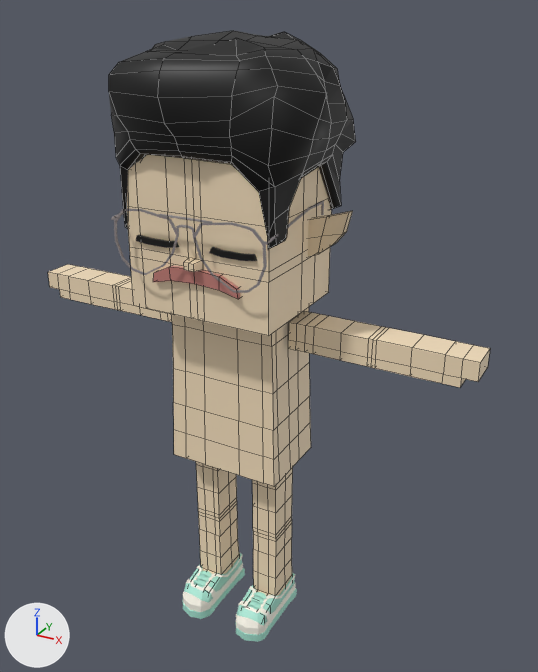
The FBX model mustachiorascals/fbx/9278fe1a-eaa5-4164-b37d-cc0e91632d66.fbx as it was, and as the next commit left it.
Rendered twice from a 50 mm lens placed at (0.0187, -0.0298, 0.0329), pointed at (0.001, 0.0024, 0.0169). The axes (+X, +Y, +Z) are drawn at lower left. The lights are the same throughout. Mesh edges are drawn as thin lines on the coarser meshes. Where no turn or scale is listed for an object, it has been applied to the vertices.

The first picture shows 'e_4', 'ew_aviator_2', 'f_trainers', 'h_afro', 'm_anchorman', 'mustachio_arms', 'mustachio_body', 'mustachio_head', 'mustachio_legs'.
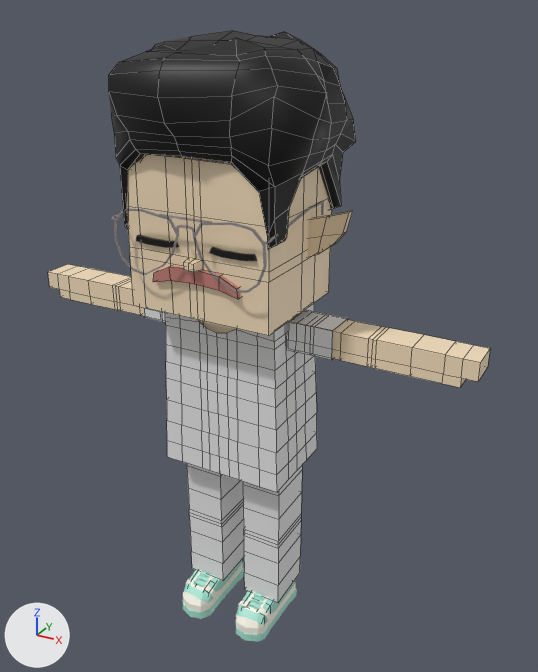
Location of each change, [x1, y1, x2, y2] in pixels of the pictures (538 x 672 px):
'c_shirt_1', added
    after: [165, 303, 317, 492]
'c_pants', added
    after: [187, 463, 302, 603]
'c_shirt_2', added
    after: [145, 308, 348, 360]
'mustachio_body', unchanged, covered by the edit
    before: [172, 307, 311, 487]
    after: [199, 320, 236, 333]
'mustachio_legs', unchanged, covered by the edit
    before: [196, 462, 293, 596]

The change, as a diff of the scene's bpy script:
```diff
--- a/mustachiorascals/fbx/9278fe1a-eaa5-4164-b37d-cc0e91632d66.fbx.py
+++ b/mustachiorascals/fbx/9278fe1a-eaa5-4164-b37d-cc0e91632d66.fbx.py
@@ mat_lower_garment @@
+mat_lower_garment = principled_material('lower_garment')
+mat_lower_garment.base_color = (0.8, 0.8, 0.8)  # white #e7e7e7
@@ mat_upper_garment_1 @@
+mat_upper_garment_1 = principled_material('upper_garment_1')
+mat_upper_garment_1.base_color = (0.8, 0.8, 0.8)  # white #e7e7e7
@@ me_mesh_003_1 @@
+me_mesh_003_1.from_pydata(...)  # 72 vertices, 64 faces; spans x -0.003..0.003, y -0.00018..0.00265, z 0.00139..0.01069
+me_mesh_003_1.materials.append(mat_lower_garment)  # white #e7e7e7
@@ me_mesh_012 @@
+me_mesh_012.from_pydata(...)  # 24 vertices, 18 faces; spans x -0.00561..0.00561, y 0.00027..0.00209, z 0.01737..0.01893
+me_mesh_012.materials.append(mat_upper_garment_1)  # white #e7e7e7
@@ me_mesh_011 @@
+me_mesh_011.from_pydata(...)  # 230 vertices, 212 faces; spans x -0.00349..0.00349, y -0.0013..0.00353, z 0.00994..0.01894
+me_mesh_011.materials.append(mat_upper_garment_1)  # white #e7e7e7
@@ ob_c_pants @@
+ob_c_pants = bpy.data.objects.new('c_pants', me_mesh_003_1)
+ob_c_pants.location = (0.0, 0.0, 0.0)
@@ ob_c_shirt_2 @@
+ob_c_shirt_2 = bpy.data.objects.new('c_shirt_2', me_mesh_012)
+ob_c_shirt_2.location = (0.0, 0.0, 0.0)
@@ ob_c_shirt_1 @@
+ob_c_shirt_1 = bpy.data.objects.new('c_shirt_1', me_mesh_011)
+ob_c_shirt_1.location = (0.0, 0.0, 0.0)
```
